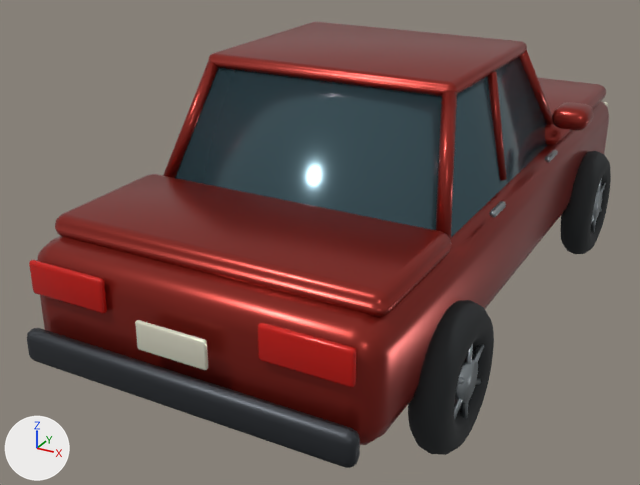
The Blender file assets/models/source/sedan.blend, before and after one commit.
Rendered twice from a camera (50 mm lens) standing at (2.08, -4.61, 2.59) and looking at (-0.27, -0.34, 0.45). The axes (+X, +Y, +Z) are drawn at lower left. The lights are the same throughout. The first picture is the older version.

The first picture shows 'Brushed steel', 'Engine', 'Glass', 'Headlight', 'Paint', 'Rubber', 'Tail lamp'.
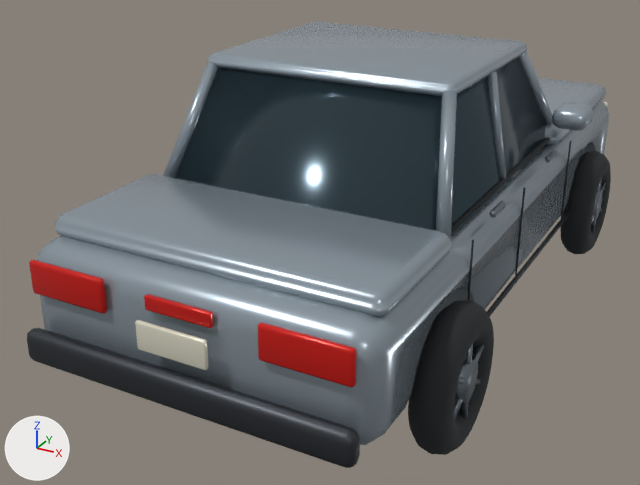
Changed parts and their boxes [x1, y1, x2, y2] in the pictures (640 x 485 px):
'Paint', recoloured, surface changed, reshaped (red to grey): [37, 22, 609, 445] in both
'Glass', recoloured (dark cyan to dark blue): [175, 57, 548, 237] in both
'Engine', reshaped: before [27, 328, 360, 468]; after [27, 213, 569, 468]
'Rubber', reshaped: before [408, 151, 611, 455]; after [408, 137, 611, 455]
'Brushed steel', recoloured: [454, 150, 605, 418] in both
part 1 of me_cube_001, added: after [385, 119, 609, 432]
part 2 of me_torus, added: after [467, 240, 474, 300]
part 3 of me_torus, added: after [515, 187, 525, 275]
part 4 of me_torus, added: after [561, 141, 571, 218]
part 5 of me_torus, added (mostly hidden): after [451, 137, 550, 233]
part 6 of me_cube_006, added (red): after [144, 294, 214, 328]
part 7 of me_cube_015, added: after [487, 213, 569, 317]

Diff of the bpy script that builds the scene:
```diff
--- a/assets/models/source/sedan.blend.py
+++ b/assets/models/source/sedan.blend.py
@@ mat_paint @@
 mat_paint = principled_material('Paint')
-mat_paint.base_color = (0.3, 0.025, 0.017)  # red #952c23
-mat_paint.metallic = 0.65
-mat_paint.roughness = 0.28
+mat_paint.base_color = (0.32, 0.38, 0.43)  # grey #99a6af
+mat_paint.metallic = 0.48
+mat_paint.roughness = 0.25
@@ mat_brushed_steel @@
 mat_brushed_steel = principled_material('Brushed steel')
-mat_brushed_steel.base_color = (0.34, 0.38, 0.4)  # grey #9ea6aa
+mat_brushed_steel.base_color = (0.19, 0.22, 0.25)  # grey #798189
 mat_brushed_steel.metallic = 0.88
@@ me_cube_001 @@
-me_cube_001.from_pydata(...)  # 768 vertices, 696 faces; spans x -1.05..1.05, y -2.03..2.03, z -0.28..0.95
+me_cube_001.from_pydata(...)  # 900 vertices, 762 faces; spans x -1.05..1.05, y -2.03..2.03, z -0.28..0.95
+# me_cube_001 part 1: 132 vertices added at x -0.9..0.9, y -1.68..1.66, z -0.28..0.13
 me_cube_001.materials.append(mat_paint)
@@ me_cabin @@
 me_cabin.from_pydata(...)  # 8 vertices, 5 faces; spans x -0.79..0.79, y -1.1..0.8, z 0.95..1.57
-me_cabin.materials.append(mat_glass)  # dark cyan #3c555d
+me_cabin.materials.append(mat_window_glass)  # dark blue #2c3d46
@@ me_torus @@
 # used by ob_rubber; location = (-0.94, -1.27, 0.39); rotation_euler = (0.0, 1.571, 0.0), in degrees (0, 90, 0)
-me_torus.from_pydata(...)  # 2304 vertices, 2304 faces; spans x -0.36..0.36, y -0.36..2.88, z -0.1..1.98
+me_torus.from_pydata(...)  # 2472 vertices, 2412 faces; spans x -1.2..0.36, y -0.36..2.88, z -0.1..1.98
+# me_torus part 2: a new loose piece, a 6-sided cylinder along x spanning x -0.58..-0.07, y 0.245..0.255, z 1.8397..1.8483, in mat_rubber (black #222628)
+# me_torus part 3: a new loose piece, a 6-sided cylinder along x spanning x -0.58..-0.07, y 1.035..1.045, z 1.8397..1.8483, in mat_rubber (black #222628)
+# me_torus part 4: a new loose piece, a 6-sided cylinder along x spanning x -0.58..-0.07, y 1.985..1.995, z 1.8397..1.8483, in mat_rubber (black #222628)
+# me_torus part 5: a new loose piece, an 8-sided cylinder along y spanning x -0.624..-0.596, y 0.21..2.01, z 1.721..1.749, in mat_rubber (black #222628)
+# other edits to the shape of me_torus do not show in these pictures
 me_torus.materials.append(mat_rubber)
@@ me_cube_006 @@
-me_cube_006.from_pydata(...)  # 192 vertices, 196 faces; spans x -0.22..1.44, y -0.02..0.02, z -0.09..0.09
+me_cube_006.from_pydata(...)  # 288 vertices, 294 faces; spans x -0.22..1.44, y -0.02..0.02, z -0.09..0.09
+# me_cube_006 part 6: the loose piece of 96 vertices spanning x -0.22..0.22, y -0.02..0.02, z -0.09..0.09 is copied, and the copy is scaled about its middle by (0.809, 0.826, 0.413), then moved by (0.61, 0.01, 0.03); it spans x 0.44..0.78, y -0.01..0.02, z 0.0..0.07
 me_cube_006.materials.append(mat_tail_lamp)
@@ me_cube_015 @@
-me_cube_015.from_pydata(...)  # 1248 vertices, 1274 faces; spans x -0.86..0.86, y -0.05..4.2, z -0.09..0.45
+me_cube_015.from_pydata(...)  # 1280 vertices, 1294 faces; spans x -0.92..0.92, y -0.05..4.2, z -0.09..0.45
+# me_cube_015 part 7: a new loose piece, an 8-sided cylinder along y spanning x 0.89..0.918, y 1.1..2.95, z -0.064..-0.036, in mat_engine (dark grey #42464b)
+# other edits to the shape of me_cube_015 do not show in these pictures
 me_cube_015.materials.append(mat_engine)
```
